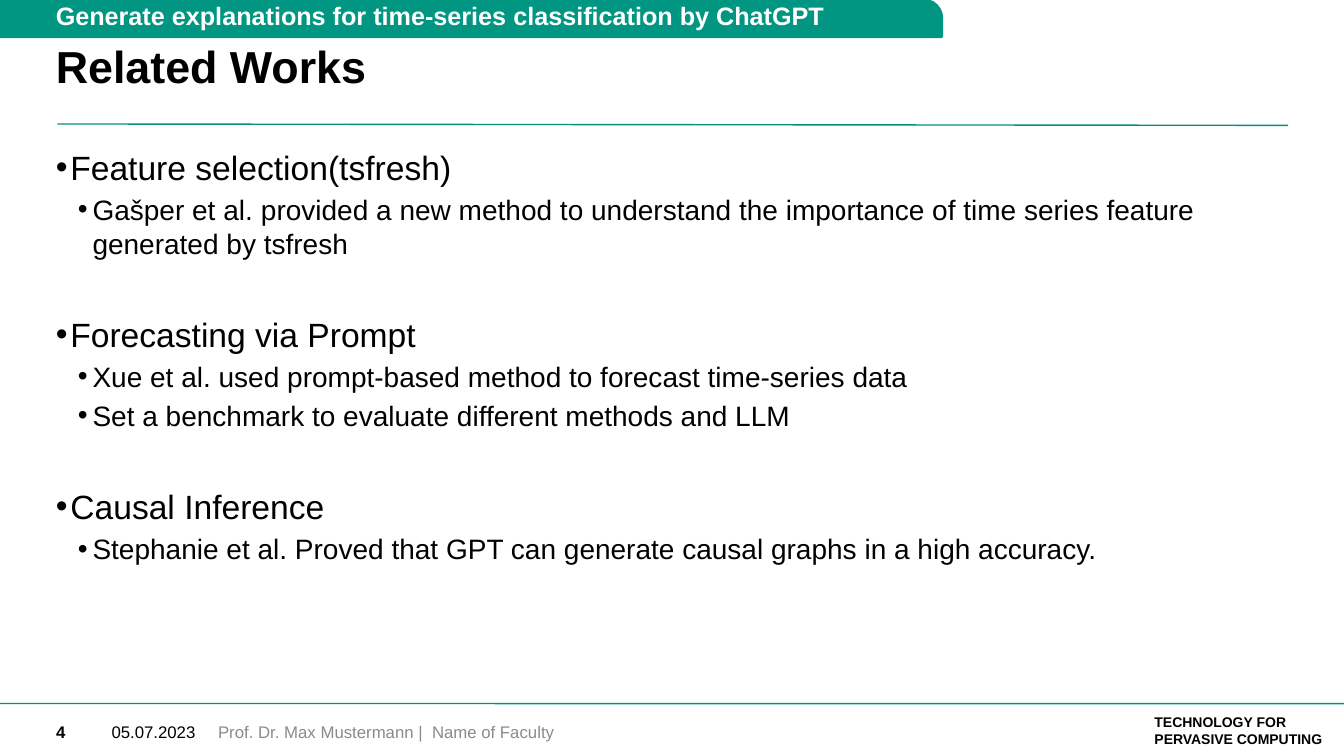
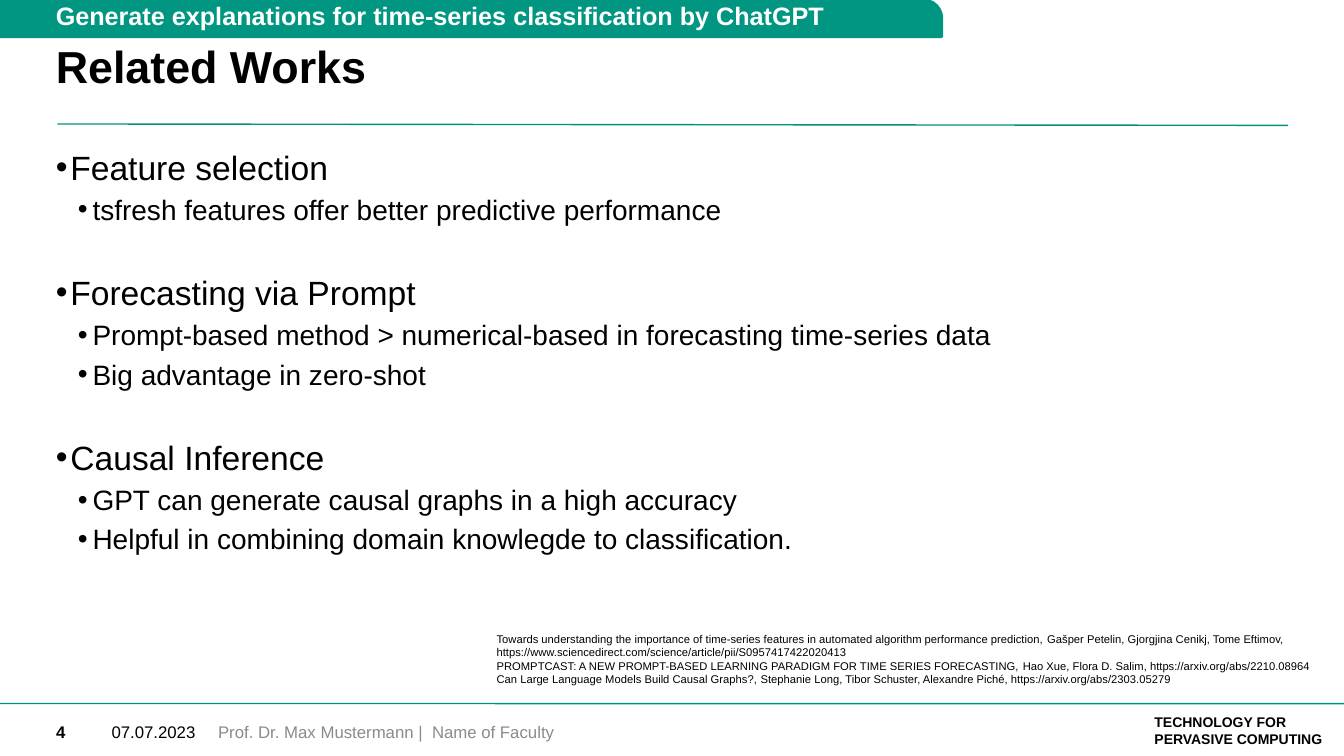
Before and after one commit to lab992/Generate_explanations_for_classification_by_ChatGPT, a slide deck: slide 5 of doc/07.07/07.07_proposal.pptx. Drawn at 1344x756 pixels with LibreOffice and Linux fonts; fonts in the diff are those of the drawing; background and template pictures are left out. Boxes give left, top, right and bottom in pixels: in the first picture for what was removed or moved away, otherwise in the second. Text is boxed around its words. In the diff, an @@ line names an element or a change of style, - is before the commit and + after.

```diff
--- a/doc/07.07/07.07_proposal.pptx
+++ b/doc/07.07/07.07_proposal.pptx
@@ text at bbox=[70, 155, 721, 225]: text changed @@
-• Feature selection(tsfresh)
-  • Gašper et al. provided a new method to understand the importance of time series feature generated by tsfresh
+• Feature selection
+  • tsfresh features offer better predictive performance
@@ text at bbox=[93, 324, 991, 390]: text changed @@
-  • Xue et al. used prompt-based method to forecast time-series data
-  • Set a benchmark to evaluate different methods and LLM
+  • Prompt-based method > numerical-based in forecasting time-series data
+  • Big advantage in zero-shot
@@ text at bbox=[93, 489, 792, 554]: text changed @@
-  • Stephanie et al. Proved that GPT can generate causal graphs in a high accuracy.
+  • GPT can generate causal graphs in a high accuracy
+  • Helpful in combining domain knowlegde to classification.
@@ text added at bbox=[497, 635, 1310, 685], 8 pt, text #000000 @@
+Towards understanding the importance of time-series features in automated algorithm performance prediction, Gašper Petelin, Gjorgjina Cenikj, Tome Eftimov, https://www.sciencedirect.com/science/article/pii/S0957417422020413
+PROMPTCAST: A NEW PROMPT-BASED LEARNING PARADIGM FOR TIME SERIES FORECASTING, Hao Xue, Flora D. Salim, https://arxiv.org/abs/2210.08964
+Can Large Language Models Build Causal Graphs?, Stephanie Long, Tibor Schuster, Alexandre Piché, https://arxiv.org/abs/2303.05279
@@ text at bbox=[112, 726, 196, 738]: text changed @@
-05.07.2023
+07.07.2023
```
Also in this commit, not shown: 6 other slides changed, 6 slides removed, 1 other file.
